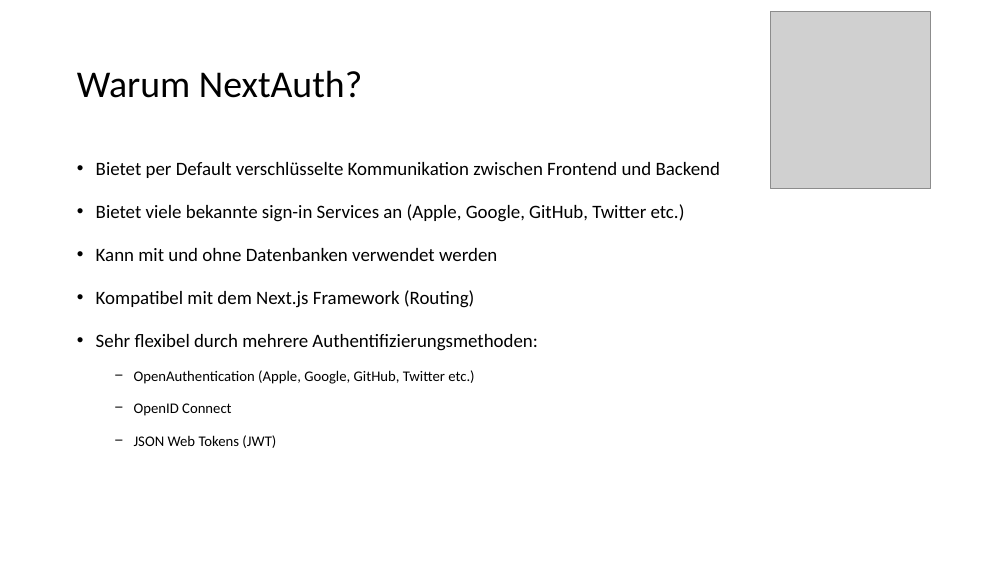
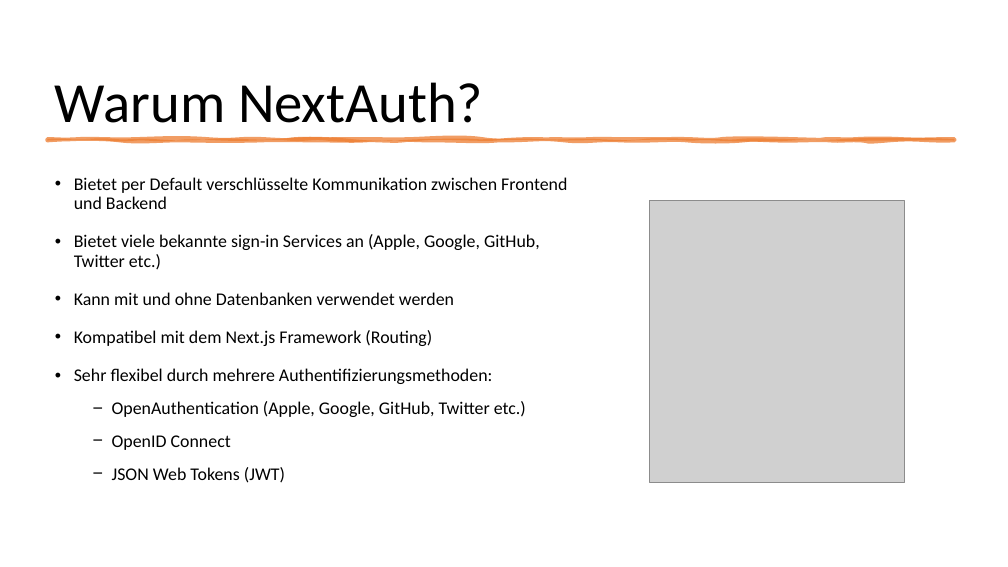
Before and after one commit to RocordJavaScript2023/realtime, a slide deck: slide 9 of presentation/realtime.pptx (slide 10 before the commit). Drawn at 1008x567 pixels with LibreOffice and Linux fonts; fonts in the diff are those of the drawing; grey boxes stand for pictures. Boxes give left, top, right and bottom in pixels: in the first picture for what was removed or moved away, otherwise in the second. Text is boxed around its words. In the diff, an @@ line names an element or a change of style, - is before the commit and + after.

```diff
--- a/presentation/realtime.pptx
+++ b/presentation/realtime.pptx
@@ title "Warum NextAuth?": place and size @@
-title "Warum NextAuth?" at <box>77,70,362,98</box>
+title "Warum NextAuth?" at <box>55,82,483,123</box>
@@ title "Warum NextAuth?" at <box>55,82,483,123</box>: size 36 to 54 pt; vertical alignment middle to bottom @@
@@ freeform shape added at <box>48,139,955,141</box>, fill #ED7D31 at 75% opacity, outline #ED7D31 3.5 pt @@
@@ text "Bietet per Default verschlüsselte Kommunikation ...": place and size @@
-text "Bietet per Default verschlüsselte Kommunikation ..." at <box>96,162,721,448</box>
+text "Bietet per Default verschlüsselte Kommunikation ..." at <box>74,177,567,483</box>
@@ text "Bietet per Default verschlüsselte Kommunikation ..." at <box>74,177,567,483</box>: size 18 to 17 pt in "Bietet per Default verschlüsselte Kommunikation zwischen Fro ...", "Bietet viele bekannte sign-in Services an (Apple, ...", "Kann mit und ohne Datenbanken verwendet werden", "Kompatibel mit dem Next.js Framework (Routing)" and 1 more places; size 14 to 17 pt in "OpenAuthentication (Apple, Google, GitHub, Twitter etc.)", "OpenID Connect", "JSON Web Tokens (JWT)"; line spacing 1.07 to 0.9 @@
@@ picture: place and size @@
-picture at <box>771,11,931,188</box>
+picture at <box>650,201,904,482</box>
```
Also in this commit, not shown: 16 other slides changed, 4 slides removed.
